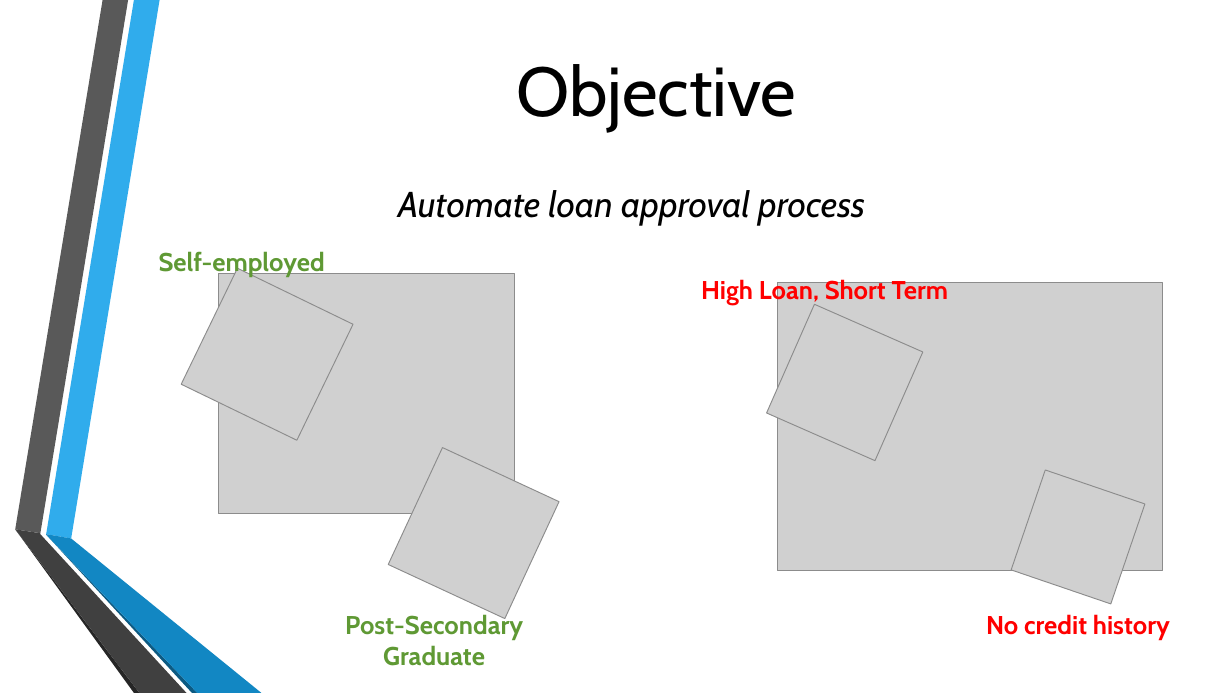
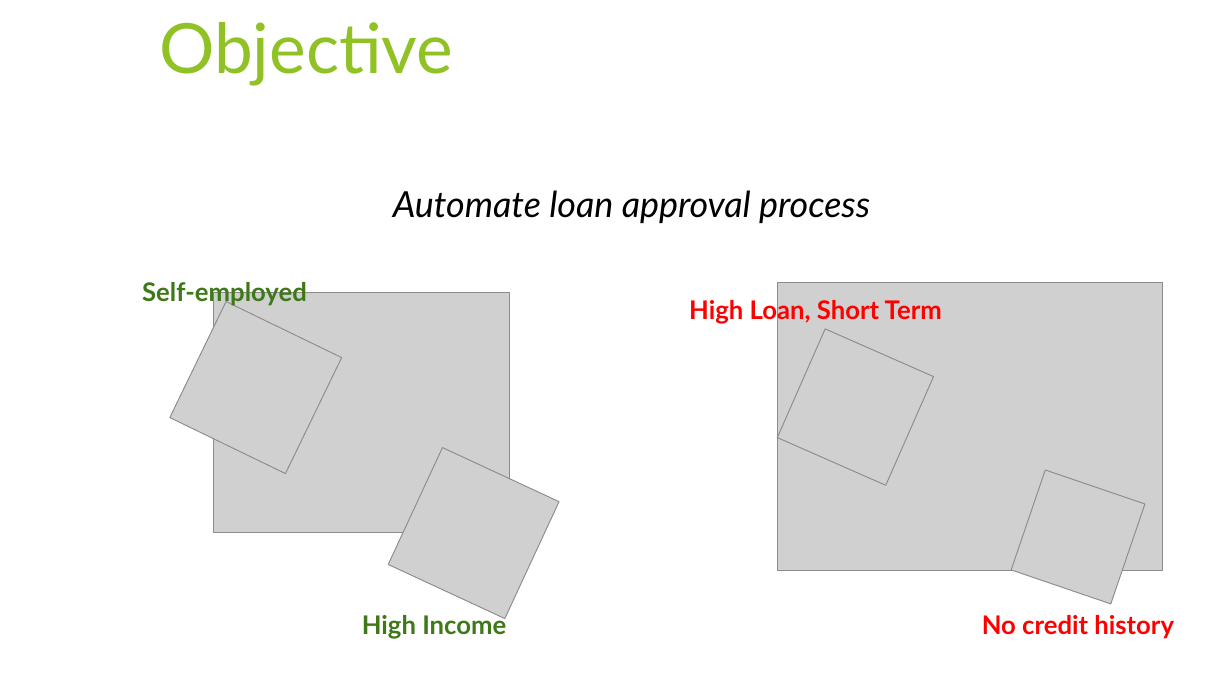
Before and after one commit to NB094/lighthouse-data-notes, a slide deck: slide 3 of Week_7/Day_4/Miniproject 4.pptx. Drawn at 1232x693 pixels with LibreOffice and Linux fonts; fonts in the diff are those of the drawing; grey boxes stand for pictures; background and template pictures are left out. Boxes give left, top, right and bottom in pixels: in the first picture for what was removed or moved away, otherwise in the second. Text is boxed around its words. In the diff, an @@ line names an element or a change of style, - is before the commit and + after.

```diff
--- a/Week_7/Day_4/Miniproject 4.pptx
+++ b/Week_7/Day_4/Miniproject 4.pptx
@@ rectangle added at box(0, 0, 1232, 693), fill #FFFFFF @@
@@ title "Objective" at box(159, 22, 453, 86): font Cabin to Lato, text colour #000000 to #90C226; alignment centre to left; vertical alignment middle to top @@
@@ text "Self-employed": place and size @@
-text "Self-employed" at box(159, 251, 325, 277)
+text "Self-employed" at box(142, 279, 307, 306)
@@ text "Self-employed" at box(142, 279, 307, 306): font Cabin to Lato, text colour #5F9934 to #3F7819 @@
@@ picture: place and size @@
-picture at box(218, 274, 515, 514)
+picture at box(213, 293, 510, 533)
@@ font Cabin to Lato in 3 elements at box(393, 190, 870, 223), box(982, 615, 1174, 639), box(689, 297, 942, 324) @@
@@ text "High Loan, Short Term": place and size @@
-text "High Loan, Short Term" at box(701, 278, 949, 305)
+text "High Loan, Short Term" at box(689, 297, 942, 324)
@@ picture: place and size @@
-picture at box(181, 268, 353, 441)
+picture at box(170, 301, 342, 474)
@@ picture: place and size @@
-picture at box(767, 304, 923, 461)
+picture at box(778, 328, 934, 485)
@@ triangle added at box(0, 406, 45, 693), fill #90C226 at 85% opacity @@
@@ group removed at box(15, 0, 262, 693): 6 freeform shapes @@
@@ text at box(362, 612, 506, 639): text changed; font Cabin to Lato; text colour #5F9934 to #3F7819 @@
-Post-Secondary Graduate
+High Income
```
Also in this commit, not shown: 6 other slides changed, 2 slides added, 2 slides removed, 4 other files.
